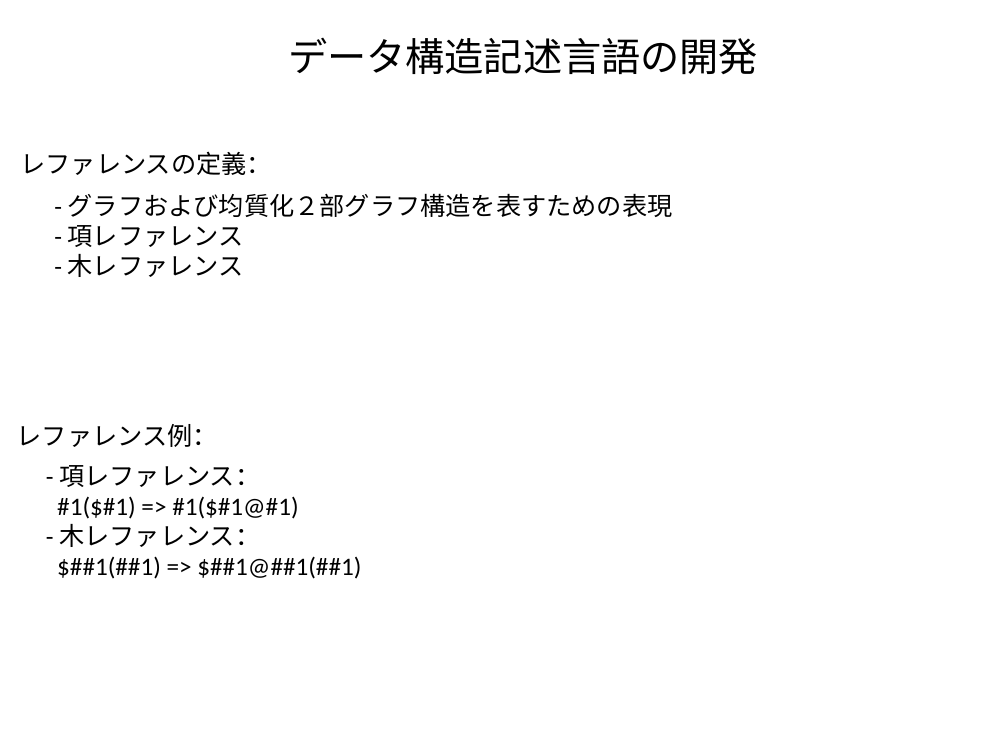
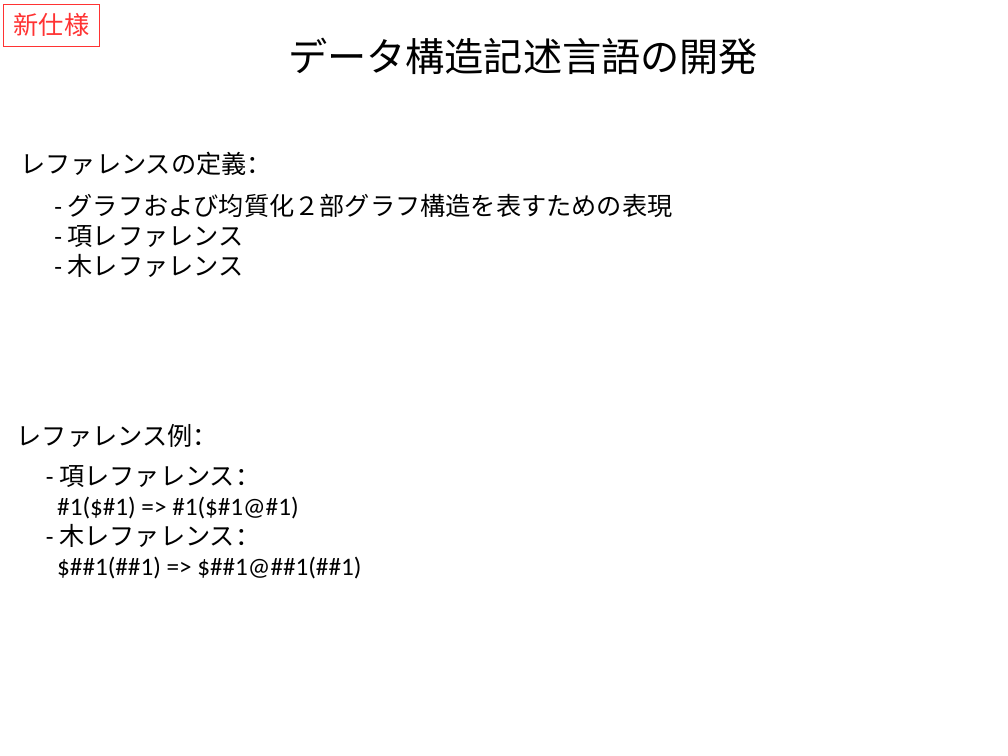
Before and after one commit to kouamano/RECURSIVE-SYSTEM, a slide deck: slide 4 of Document/tq_op_example.pptx. Drawn at 1008x756 pixels with LibreOffice and Linux fonts; fonts in the diff are those of the drawing. Boxes give left, top, right and bottom in pixels: in the first picture for what was removed or moved away, otherwise in the second. Text is boxed around its words. In the diff, an @@ line names an element or a change of style, - is before the commit and + after.

```diff
--- a/Document/tq_op_example.pptx
+++ b/Document/tq_op_example.pptx
@@ rectangle added at [4,5,100,47], outline #FF3333 0.75 pt, 18 pt, text #FF3333 @@
+新仕様
```
Also in this commit, not shown: 5 other slides changed, 1 other file.
